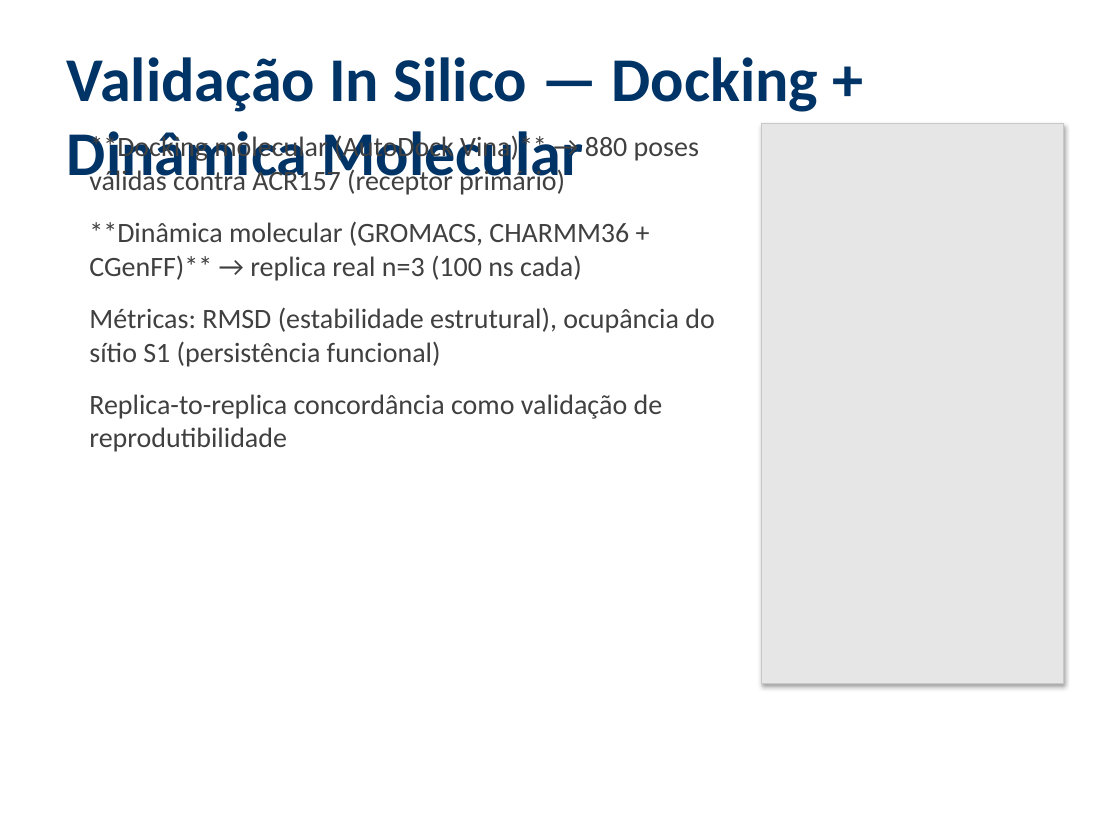
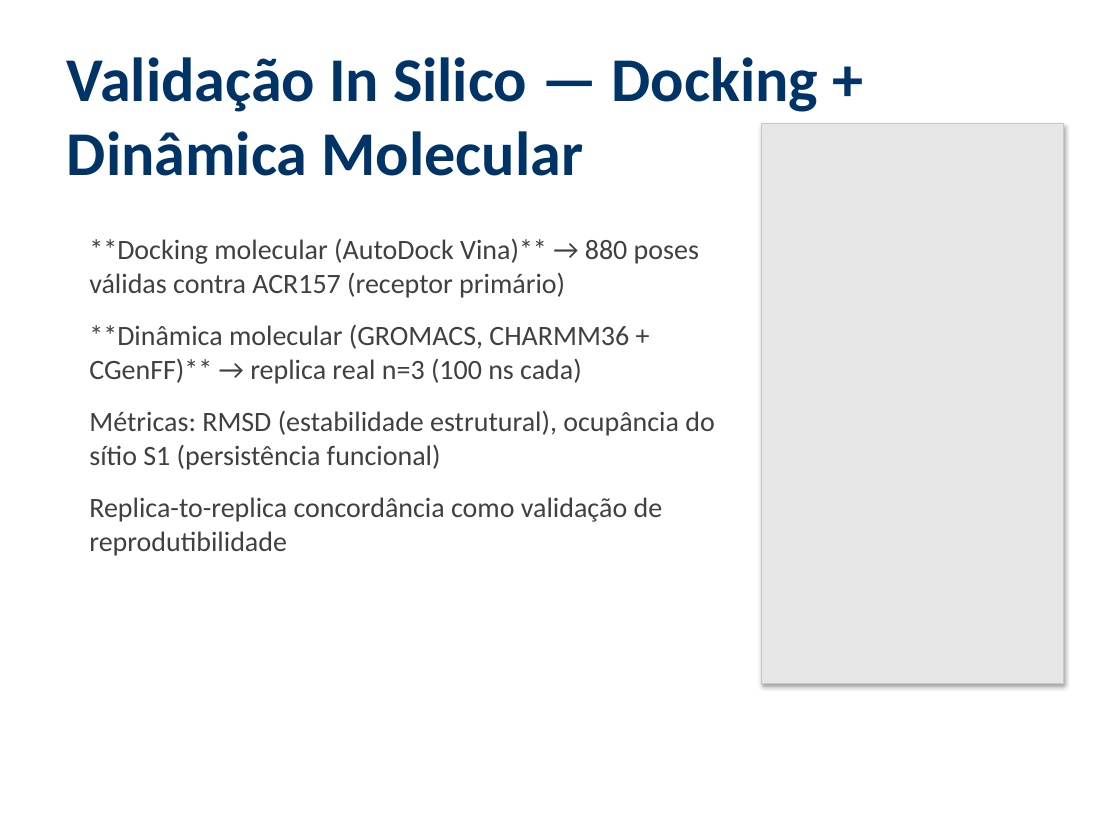
Before and after one commit to eulaliobqi/design-inibidores, a slide deck: slide 7 of apresentacao_design_inibidores.pptx. Drawn at 1120x840 pixels with LibreOffice and Linux fonts; fonts in the diff are those of the drawing. Boxes give left, top, right and bottom in pixels: in the first picture for what was removed or moved away, otherwise in the second. Text is boxed around its words. In the diff, an @@ line names an element or a change of style, - is before the commit and + after.

```diff
--- a/apresentacao_design_inibidores.pptx
+++ b/apresentacao_design_inibidores.pptx
@@ text "**Docking molecular (AutoDock Vina)** → ...": place and size @@
-text "**Docking molecular (AutoDock Vina)** → ..." at [89,133,714,452]
+text "**Docking molecular (AutoDock Vina)** → ..." at [89,239,714,556]
```
Also in this commit, not shown: 18 other slides changed, 3 slides added, 4 other files.
